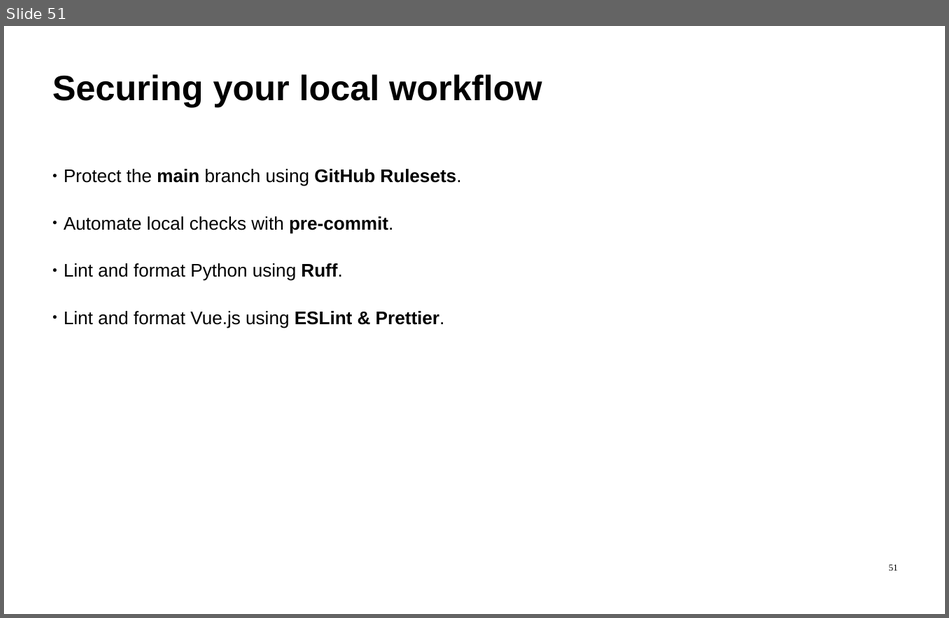
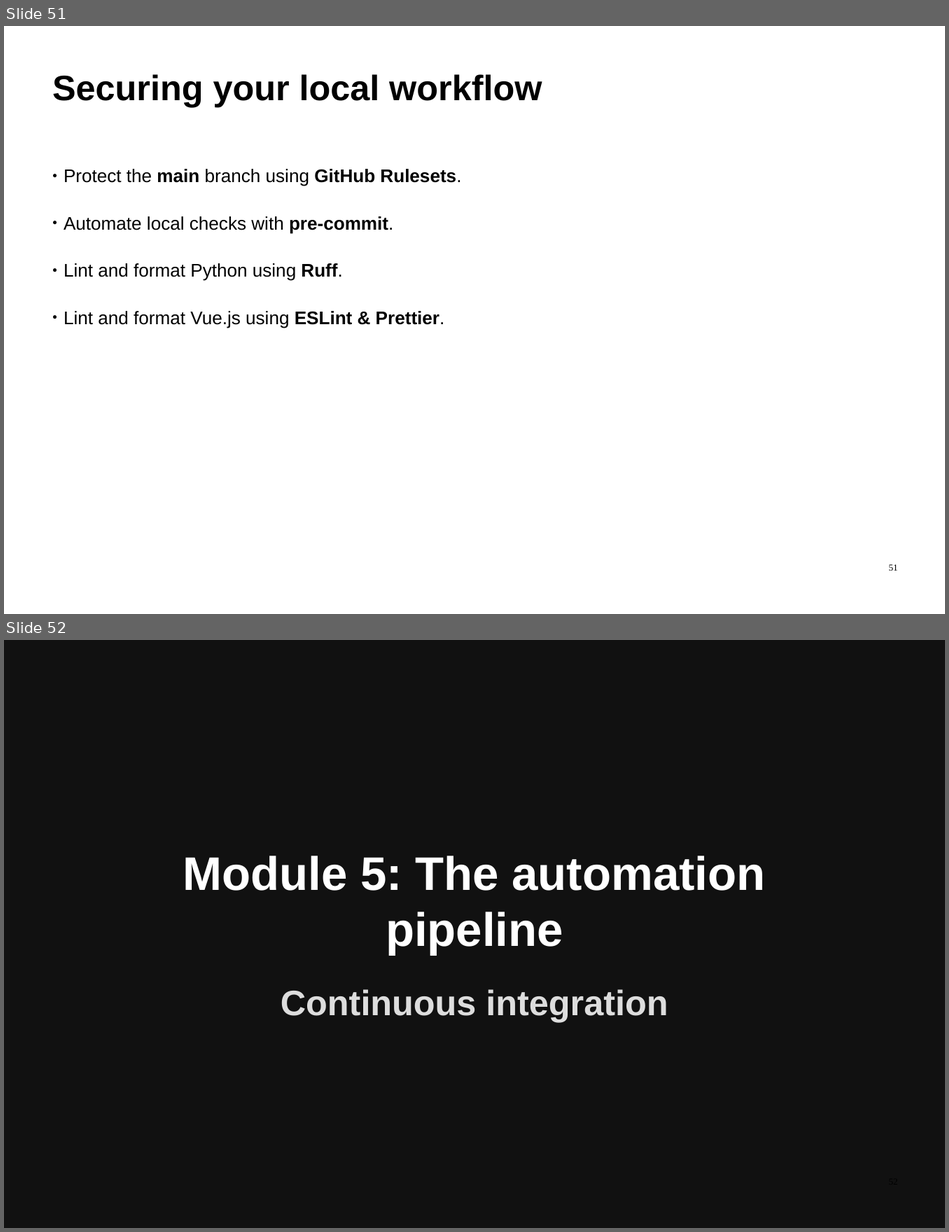
Before and after one commit to ImadSaddik/FullStackDeploymentHandbook, a slide deck: course-assets/slides/full_stack_deployment_guide.odp. Shown one above the other, each under a label of ours: slide 51 before the commit, slides 51 and 52 after it. The pictures are 949x618 and 949x1232 pixels, drawn with LibreOffice and Linux fonts; fonts in the diff are those of the drawing. Boxes give left, top, right and bottom in pixels: in the first picture for what was removed or moved away, otherwise in the second. Text is boxed around its words. In the diff, an @@ line names an element or a change of style, - is before the commit and + after.

```diff
--- a/course-assets/slides/full_stack_deployment_guide.odp
+++ b/course-assets/slides/full_stack_deployment_guide.odp
@@ slide 52 added at <box>4,640,945,1228</box>, background #111111 @@
@@ text added at <box>183,856,766,955</box>, 72 pt, text #FFFFFF, bold @@
+Module 5: The automation pipeline
@@ text added at <box>280,989,668,1022</box>, 54 pt, text #DDDDDD, bold @@
+Continuous integration
```
Also in this commit, not shown: 2 other slides added.
